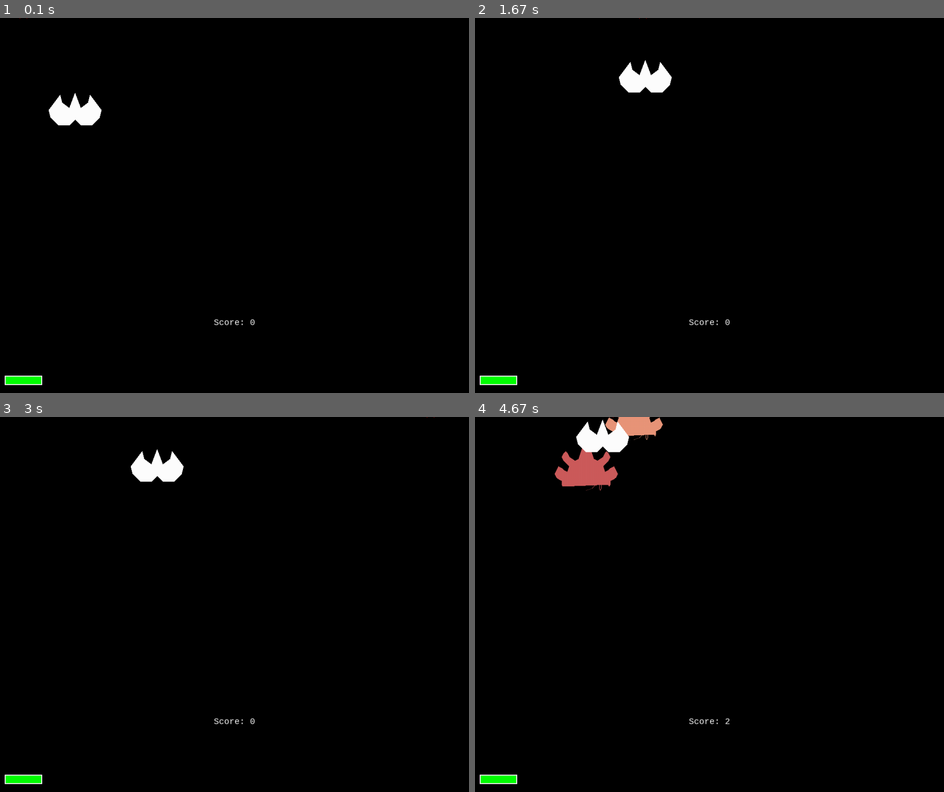
Above: before the commit, frames 1-4 (two rows, left to right).
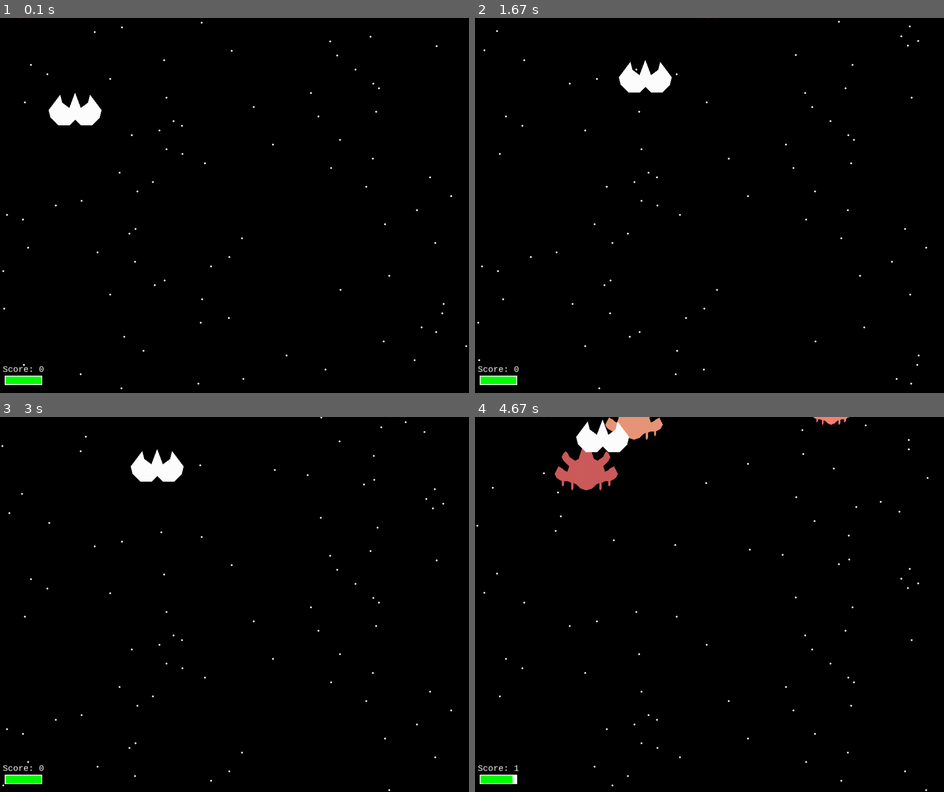
Above: after the commit, the same moments.

Repository: kekVector/TryPygameGame
Game: pygame game, started from main.py
The game is run twice, just before and just after one commit, with the same random seed, the same clock (stepped at 60 frames per second) and the same inputs.
Inputs (mouse positions are in pixels of both pictures, inside the frame that each line leads up to):
- Up to frame 1 (0.1 s): no input
- Up to frame 2 (1.67 s): tap Esc at 0.33 s; click (709, 89) at 0.77 s, where only the run after the commit has a clickable "RESUME"; hold D 1-1.47 s; move the mouse to (535, 213) at 1.03 s; hold W from 1.5 s (still down)
- Up to frame 3 (3 s): release W at 1.8 s; hold D 1.83-2.3 s; hold A 2.33-2.87 s; hold S from 2.9 s (still down)
- Up to frame 4 (4.67 s): release S at 3.2 s; press the mouse at (704, 657) at 3.27 s; move the mouse to (653, 630) at 3.37 s; release the mouse at (596, 608) at 3.5 s; hold A 3.57-3.97 s; hold W 4-4.37 s; hold D from 4.4 s (still down)

The runs differ from the first frame. In frame 1, 0.3% of the frame differs, in the area x 0-100%, y 0-100%; in frame 2, 0.3%; in frame 3, 0.3%; in frame 4, 0.5%, in the area x 0-97%, y 0-100%.

Commit message:
added class font stars and few more betterment

Diff:
--- a/classes.py
+++ b/classes.py
@@ -112,8 +112,7 @@
     def draw(self):
         for count, elem in enumerate(self.bullet_list):
             pygame.draw.line(self.game_window, self.color_list[count] if self.color_list[count] != 'random' else
-            random.choice([RED, GREEN, BLUE]), elem,
-                             [elem[0], (elem[1] + self.direction * (-15))], 3)
+            random.choice([RED, GREEN, BLUE]), elem, [elem[0], (elem[1] + self.direction * (-15))], 3)
             elem[1] -= 15 * self.direction
             if elem[1] <= 0 or elem[1] >= frame_size_y:
                 self.bullet_list.pop(count)
@@ -178,7 +177,6 @@
         self.place_button_up = self.text_button_up.get_rect(
             center=(btn_width / 2 + btn_coord[0], btn_height / 2 + btn_coord[1]))
 
-
         self.button_rect = pygame.Rect((btn_coord[0], btn_coord[1], btn_width, btn_height))
 
     def draw_up_button(self, game_window):
@@ -199,3 +197,25 @@
             self.draw_down_button(game_window)
         else:
             self.draw_up_button(game_window)
+
+
+class FontSpace:
+    def __init__(self, move_speed, frequency, r=2):
+        self.move_speed = move_speed
+        self.frequency = frequency
+        self.radius = r
+        self.stars = []
+        for y in range(0, frame_size_y, frequency):
+            self.stars.append([random.randint(3, frame_size_x - 1), y])
+
+    def font_move(self, game_window):
+        if self.stars[0][1] >= self.frequency:
+            self.stars.insert(0, [random.randint(3, frame_size_x - 1), 0])
+            if random.random() <= 0.001:
+                self.stars.insert(0, [random.randint(3, frame_size_x - 1), 0])
+        for i in range(len(self.stars) - 1, -1, -1):
+            self.stars[i][1] += self.move_speed
+            if self.stars[i][1] >= frame_size_y:
+                self.stars.pop(i)
+            else:
+                pygame.draw.circle(game_window, WHITE, self.stars[i], self.radius)
--- a/func.py
+++ b/func.py
@@ -42,9 +42,9 @@
     score_surface = score_font.render("Score: " + str(score), True, color)
     score_rect = score_surface.get_rect()
     if choice == 1:
-        score_rect.midtop = (frame_size_x / 10, 15)
+        score_rect.midtop = (frame_size_x / 5, 15)
     else:
-        score_rect.midtop = (frame_size_x / 2, frame_size_y / 1.25)
+        score_rect.midtop = (50, frame_size_y - 60)
 
     game_window.blit(score_surface, score_rect)
 
--- a/main.py
+++ b/main.py
@@ -7,6 +7,7 @@
 from classes import *
 from func import is_shooted, show_score, draw_health
 import packets
+
 
 def start_game():
     # start settings
@@ -32,7 +33,7 @@
     plain.resize(0.4)
     plain_enemy[0].resize(0.2)
     game_start = True
-
+    font_stars = FontSpace(1.7, 10)
     # game start
     while game_start:
         for event in pygame.event.get():
@@ -66,7 +67,7 @@
 
         # Fill area and start drawing from the beginning
         game_window.fill(BLACK)
-
+        font_stars.font_move(game_window)
         # Move main plain
         if key_pressed:
             plain.move(current_button)
@@ -92,8 +93,12 @@
             destroy_plain = is_shooted(plain_enemy[i].coord, plain_bullet.bullet_list)
             if len(destroy_plain) != 0:
                 pygame.draw.polygon(game_window, BLACK, plain_enemy[i].coord)
-                plain_enemy.pop(i)
-                score += 1
+                plain_enemy[i].current_hp -= 1
+                if plain_enemy[i].current_hp <= 0:
+                    score += 1
+                    plain_enemy.pop(i)
+                for i in destroy_plain:
+                    plain_bullet.del_bullet(i)
 
         # Lose health on hit
         destroy_plain = is_shooted(plain.coord, enemy_bullets.bullet_list)
@@ -126,7 +131,8 @@
         if pygame.time.get_ticks() % 1500 <= clock.get_time() and pygame.time.get_ticks() > 2000:
             plain_enemy.append(Plain(plain_enemy_coord, game_window, speed=random.randint(4, 11),
                                      color=random.choice(enemy_plains_color),
-                                     start_coord=(random.randint(200, 800), random.randint(50, 500))))
+                                     start_coord=(random.randint(200, 800), random.randint(50, 500)),
+                                     hp=random.randint(1, 4)))
             plain_enemy[len(plain_enemy) - 1].resize(random.uniform(0.2, 0.7))
 
         # Adding health
--- a/menu.py
+++ b/menu.py
@@ -12,7 +12,6 @@
     game_window.fill(BLACK)
 
     # Buttons settings
-
     button_start_game = ButtonMenu(start_button_color, start_button_color,
                                    btn_coord=[frame_size_x / 6, frame_size_y / 18],
                                    btn_text="START GAME", btn_height=(frame_size_y / 9) * 2,
--- a/packets.py
+++ b/packets.py
@@ -7,34 +7,36 @@
 pause_size_x = frame_size_x
 pause_size_y = frame_size_y
 pygame.init()
-button_pause_resum = ButtonMenu(button_pause_resum_color, button_pause_resum_color_text,
-                                btn_coord=[pause_size_x / 6, (pause_size_y / 20)],
-                                btn_text="RESUM", btn_height=(pause_size_y / 9),
-                                btn_width=(frame_size_x / 6) * 4, txt_size=100
-                                )
+button_pause_resume = ButtonMenu(button_pause_resume_color, button_pause_resume_color_text,
+                                 btn_coord=[pause_size_x / 6, (pause_size_y / 9)],
+                                 btn_text="RESUME", btn_height=(pause_size_y / 6),
+                                 btn_width=(frame_size_x / 6) * 4, txt_size=100
+                                 )
 
 button_pause_restart = ButtonMenu(button_pause_restart_color, button_pause_restart_color_text,
-                                  btn_coord=[button_pause_resum.x_start_coord, button_pause_resum.y_start_coord + 1.2*(button_pause_resum.height)],
-                                  btn_text="RESTART", btn_height=button_pause_resum.height,
-                                  btn_width=button_pause_resum.width, txt_size=100
+                                  btn_coord=[button_pause_resume.x_start_coord,
+                                             button_pause_resume.y_start_coord + 2 * (button_pause_resume.height)],
+                                  btn_text="RESTART", btn_height=button_pause_resume.height,
+                                  btn_width=button_pause_resume.width, txt_size=100
                                   )
 
 button_pause_main_menu = ButtonMenu(button_pause_main_menu_color, button_pause_main_menu_color_text,
-                                    btn_coord=[button_pause_resum.x_start_coord, button_pause_resum.y_start_coord + 2.4*(button_pause_resum.height)],
-                                    btn_text="MAIN MENU", btn_height=button_pause_resum.height,
-                                    btn_width=button_pause_resum.width, txt_size=100
+                                    btn_coord=[button_pause_resume.x_start_coord,
+                                               button_pause_resume.y_start_coord + 3 * (button_pause_resume.height)],
+                                    btn_text="MAIN MENU", btn_height=button_pause_resume.height,
+                                    btn_width=button_pause_resume.width, txt_size=100
                                     )
 
 button_pause_exit = ButtonMenu(button_pause_exit_color, button_pause_exit_color_text,
-                               btn_coord=[button_pause_resum.x_start_coord, button_pause_resum.y_start_coord + 3.6*(button_pause_resum.height)],
-                               btn_text="EXIT", btn_height=button_pause_resum.height,
-                               btn_width=button_pause_resum.width, txt_size=100
+                               btn_coord=[button_pause_resume.x_start_coord,
+                                          button_pause_resume.y_start_coord + 4 * (button_pause_resume.height)],
+                               btn_text="EXIT", btn_height=button_pause_resume.height,
+                               btn_width=button_pause_resume.width, txt_size=100
                                )
 
 
 def pause():
-
-    game_window = pygame.display.set_mode((pause_size_x, pause_size_y - 300))
+    game_window = pygame.display.set_mode((pause_size_x, pause_size_y))
     pygame.display.set_caption("Pause")
     clock = pygame.time.Clock()
     game_window.fill(BLACK)
@@ -44,13 +46,13 @@
             if event.type == pygame.QUIT:
                 pygame.quit()
             elif event.type == pygame.MOUSEMOTION:
-                button_pause_resum.tapped = button_pause_resum.is_point_on_button(event.pos)
+                button_pause_resume.tapped = button_pause_resume.is_point_on_button(event.pos)
                 button_pause_restart.tapped = button_pause_restart.is_point_on_button(event.pos)
                 button_pause_main_menu.tapped = button_pause_main_menu.is_point_on_button(event.pos)
                 button_pause_exit.tapped = button_pause_exit.is_point_on_button(event.pos)
             elif event.type == pygame.MOUSEBUTTONDOWN:
                 if pygame.mouse.get_pressed()[0]:
-                    if button_pause_resum.is_point_on_button(event.pos):
+                    if button_pause_resume.is_point_on_button(event.pos):
                         return
                     elif button_pause_restart.is_point_on_button(event.pos):
                         main.start_game()
@@ -60,7 +62,7 @@
                         pygame.quit()
 
         game_window.fill(BLACK)
-        button_pause_resum.draw(game_window)
+        button_pause_resume.draw(game_window)
         button_pause_restart.draw(game_window)
         button_pause_main_menu.draw(game_window)
         button_pause_exit.draw(game_window)
--- a/settings.py
+++ b/settings.py
@@ -26,8 +26,8 @@
 start_button_text_color = start_button_color
 exit_button_color = (178, 34, 34)
 exit_button_text_color = exit_button_color
-button_pause_resum_color = (255, 69, 0)
-button_pause_resum_color_text = button_pause_resum_color
+button_pause_resume_color = (255, 69, 0)
+button_pause_resume_color_text = button_pause_resume_color
 button_pause_restart_color = (255, 99, 71)
 button_pause_restart_color_text = button_pause_restart_color
 button_pause_main_menu_color = (255, 160, 122)
@@ -79,5 +79,5 @@
                      [20, -230], [0, -250], [-20, -230], [-30, -200], [-40, -170], [-60, -160], [-90, -180],
                      [-100, -200], [-110, -210], [-120, -200], [-130, -180], [-120, -160], [-90, -130], [-100, -100],
                      [-120, -110], [-130, -120], [-150, -130], [-160, -110], [-170, -90], [-160, -70], [-150, -60],
-                     [-130, -50], [-130, -30], [-125, -20], [120, -30], [120, -50], [100, -50], [80, -40], [80, -10],
-                     [75, 0], [70, -10], [70, -40], [50, -30], [30, -10], [0, 0]]
+                     [-130, -50], [-130, -30], [-125, -20], [-120, -30], [-120, -50], [-100, -50], [-80, -40], [-80, -10],
+                     [-75, 0], [-70, -10], [-70, -40], [-50, -30], [-30, -10], [0, 0]]
